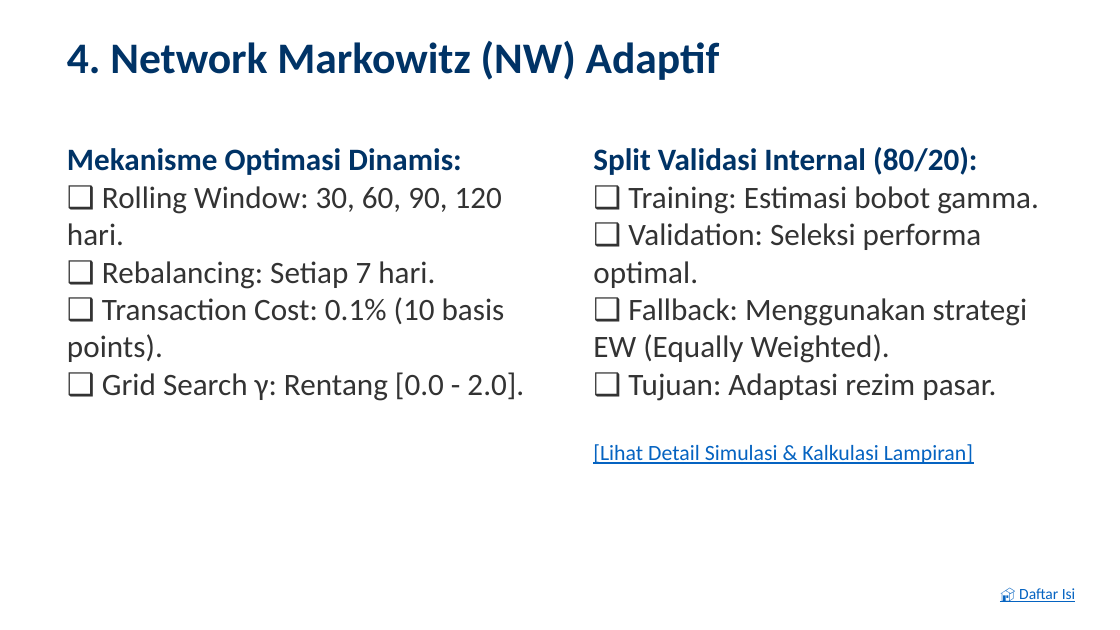
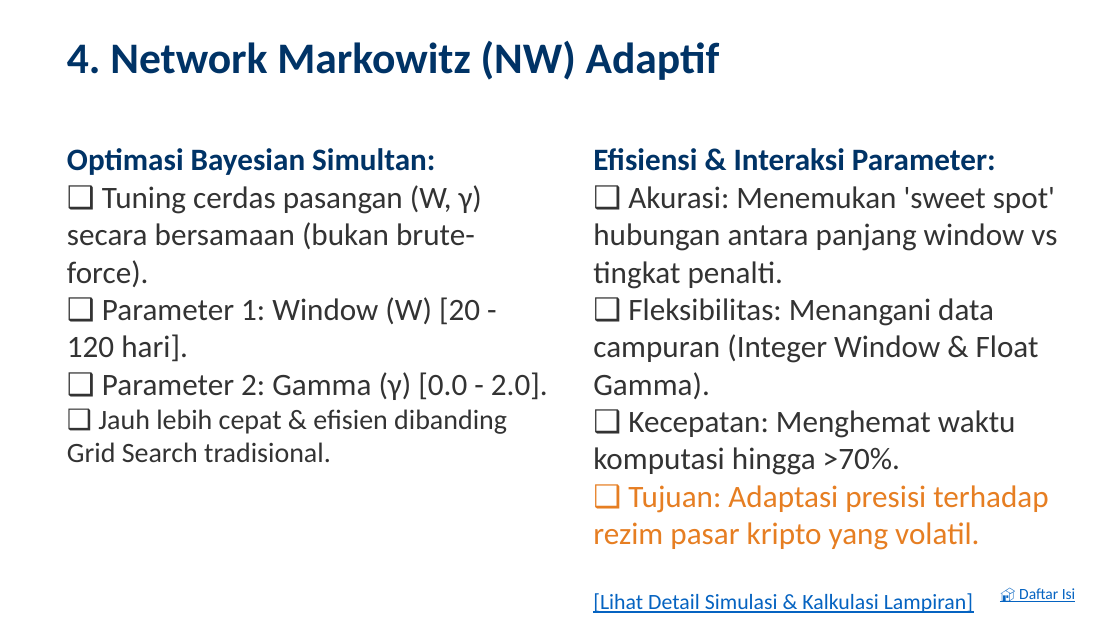
Before and after one commit to ragilrojo/RepoThesis, a slide deck: slide 15 of Presentasi_Proposal_Update.pptx. Drawn at 1120x630 pixels with LibreOffice and Linux fonts; fonts in the diff are those of the drawing. Boxes give left, top, right and bottom in pixels: in the first picture for what was removed or moved away, otherwise in the second. Text is boxed around its words. In the diff, an @@ line names an element or a change of style, - is before the commit and + after.

Commit message:
feat: propose Bayesian Optimization in NW Adaptive slide

```diff
--- a/Presentasi_Proposal_Update.pptx
+++ b/Presentasi_Proposal_Update.pptx
@@ text at (67, 148, 548, 462): text changed @@
-Mekanisme Optimasi Dinamis:
-❑ Rolling Window: 30, 60, 90, 120 hari.
-❑ Rebalancing: Setiap 7 hari.
-❑ Transaction Cost: 0.1% (10 basis points).
-❑ Grid Search γ: Rentang [0.0 - 2.0].
+Optimasi Bayesian Simultan:
+❑ Tuning cerdas pasangan (W, γ) secara bersamaan (bukan brute-force).
+❑ Parameter 1: Window (W) [20 - 120 hari].
+❑ Parameter 2: Gamma (γ) [0.0 - 2.0].
+❑ Jauh lebih cepat & efisien dibanding Grid Search tradisional.
@@ text at (593, 148, 1057, 550): text changed @@
-Split Validasi Internal (80/20):
-❑ Training: Estimasi bobot gamma.
-❑ Validation: Seleksi performa optimal.
-❑ Fallback: Menggunakan strategi EW (Equally Weighted).
-❑ Tujuan: Adaptasi rezim pasar.
+Efisiensi & Interaksi Parameter:
+❑ Akurasi: Menemukan 'sweet spot' hubungan antara panjang window vs tingkat penalti.
+❑ Fleksibilitas: Menangani data campuran (Integer Window & Float Gamma).
+❑ Kecepatan: Menghemat waktu komputasi hingga >70%.
+❑ Tujuan: Adaptasi presisi terhadap rezim pasar kripto yang volatil.
```
Also in this commit, not shown: 1 other file.
